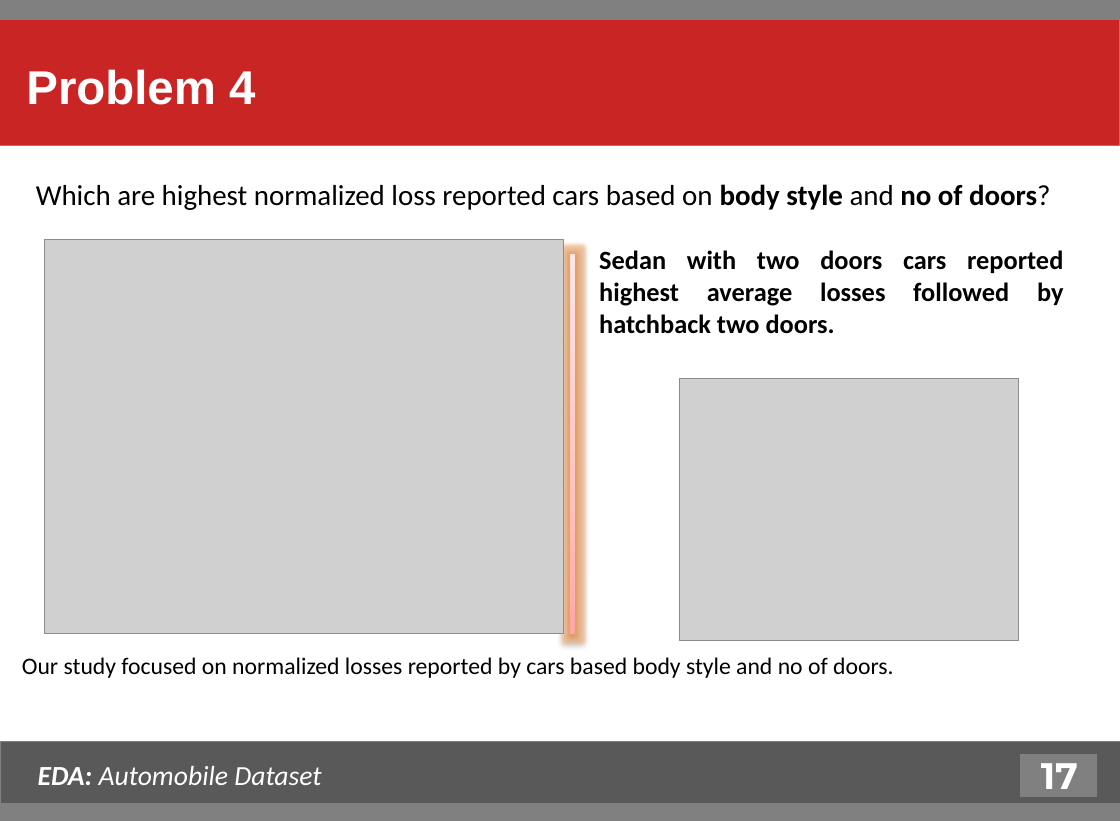
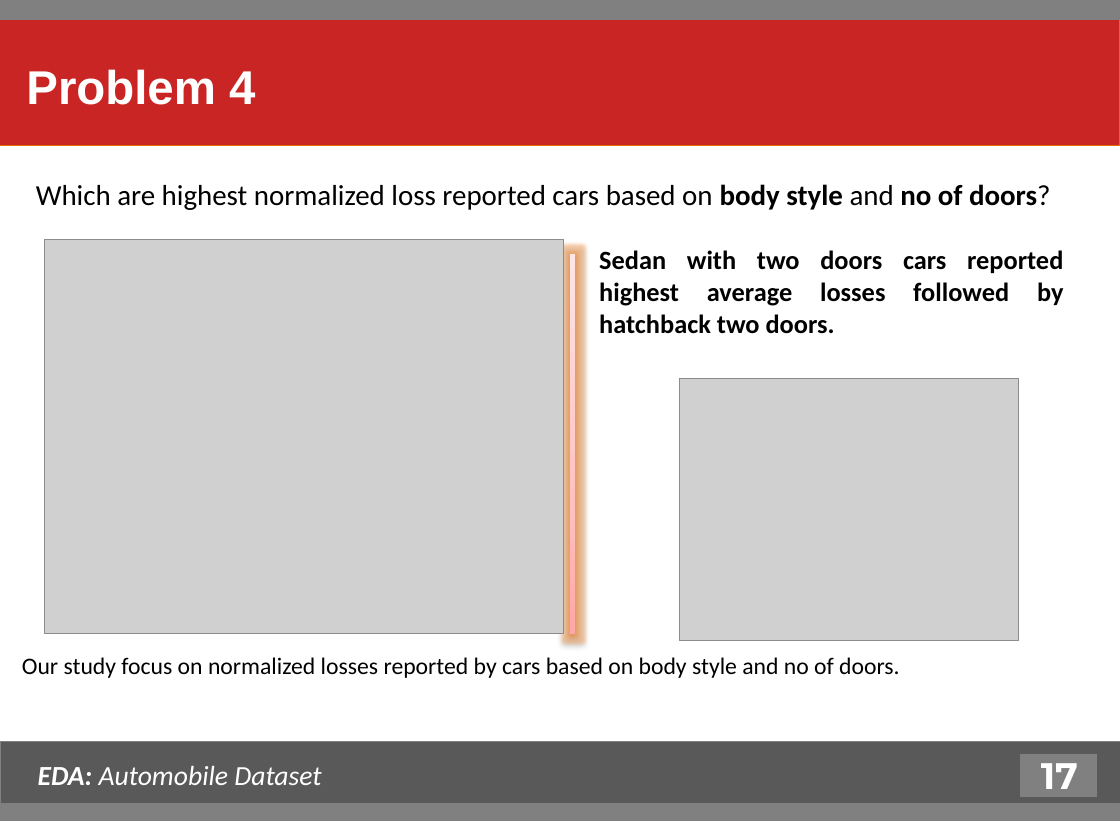
Before and after one commit to purnananda/Automobile_EDA, a slide deck: slide 18 of EDA_Automobile_Dataset.pptx. Drawn at 1120x821 pixels with LibreOffice and Linux fonts; fonts in the diff are those of the drawing; grey boxes stand for pictures. Boxes give left, top, right and bottom in pixels: in the first picture for what was removed or moved away, otherwise in the second. Text is boxed around its words. In the diff, an @@ line names an element or a change of style, - is before the commit and + after.

```diff
--- a/EDA_Automobile_Dataset.pptx
+++ b/EDA_Automobile_Dataset.pptx
@@ text at (22, 657, 900, 678): text changed @@
-Our study focused on normalized losses reported by cars based body style and no of doors.
+Our study focus on normalized losses reported by cars based on body style and no of doors.
```
Also in this commit, not shown: 10 other slides changed, 1 slide added, 1 other file.
